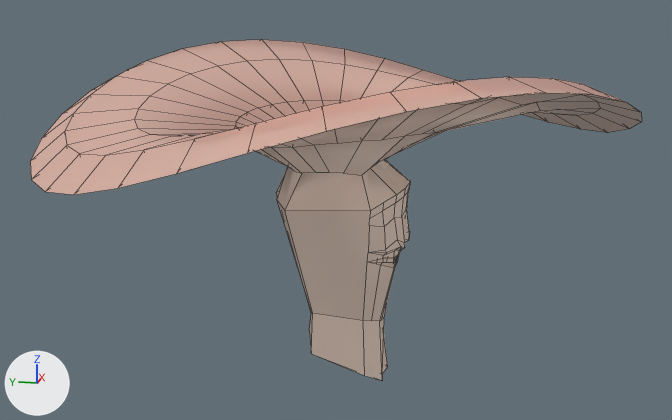
What one commit did to the FBX model Assets/Models/Races/Mushroom/Mushroom_head_01.fbx.
Before and after are seen from a 50 mm lens placed at (-1.513, -0.26, 0.939), pointed at (-0.007, 0.041, 0.563). Every picture has the same lights, and +X, +Y and +Z are marked at lower left. Mesh edges are drawn as thin lines. Where no turn or scale is listed for an object, it has been applied to the vertices.

The older version as bpy lines, for what is in view:
```python
mat_lambert1 = bpy.data.materials.new('lambert1')
mat_lambert1.use_nodes = True; mat_lambert1.node_tree.nodes.clear()
_N = mat_lambert1.node_tree.nodes; _L = mat_lambert1.node_tree.links
n0 = _N.new('ShaderNodeBsdfPrincipled'); n0.name = 'Principled BSDF'
n0.inputs[2].default_value = 0.553  # 'Roughness'
n1 = _N.new('ShaderNodeOutputMaterial'); n1.name = 'Material Output'
n2 = _N.new('ShaderNodeTexImage'); n2.name = 'Image Texture'
n2.image = img_mushroomhead_png
n3 = _N.new('ShaderNodeTexImage'); n3.name = 'Image Texture.001'
n3.image = img_mushroomhead_png
_L.new(n2.outputs[0], n0.inputs[0])  # 'Color' to 'Base Color'
_L.new(n3.outputs[0], n0.inputs[4])  # 'Color' to 'Alpha'
_L.new(n0.outputs[0], n1.inputs[0])  # 'BSDF' to 'Surface'
me_меш_002 = bpy.data.meshes.new('Меш.002')
me_меш_002.from_pydata(...)  # 382 vertices, 412 faces; spans x -0.471..0.451, y -0.445..0.519, z 0.268..0.826
me_меш_002.materials.append(mat_lambert1)
ob_mushroom_head_01 = bpy.data.objects.new('Mushroom_Head_01', me_меш_002)
ob_mushroom_head_01.location = (0.0, 0.0, 0.0)
```
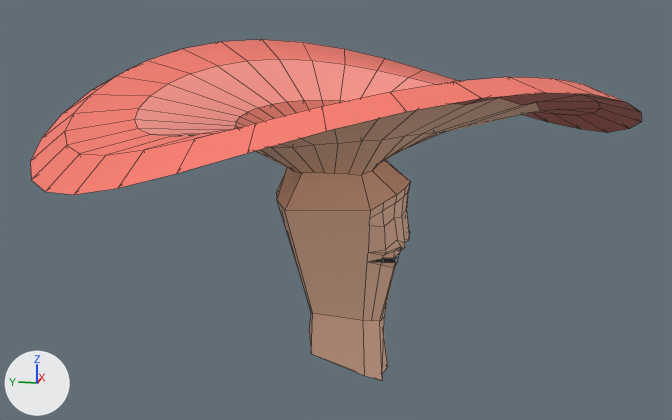
Pixel boxes [x1, y1, x2, y2] of what changed, in the pictures (672 x 420 px; the box of a moved part takes in the faces that stretch with it):
'Mushroom_Head_01', surface changed, reshaped (beige to red): [30, 40, 642, 380] in both
part 1 of me_меш_002, moved or reshaped: before [256, 103, 540, 211]; after [255, 103, 540, 211]
part 2 of me_меш_002, surface changed (beige to red): [30, 40, 642, 195] in both

What changed in the scene script:
```text
Change img_mushroomhead_png:
    img_mushroomhead_png: load_image('MushroomHead.png', '../../../Textures/MushroomHead.png', 1024, 1024, 'Non-Color') -> load_image('MushroomHead.png', '../../../Textures/MushroomHead.png', 1024, 1024, 'sRGB')
Change mat_lambert1:
    remove n3 = _N.new('ShaderNodeTexImage'); n3.name = 'Image Texture.001'
    remove n3.image = img_mushroomhead_png
    where n0 = _N.new('ShaderNodeBsdfPrincipled'); n0.name = 'Principled BSDF'
    remove _L.new(n3.outputs[0], n0.inputs[4])  # 'Color' to 'Alpha'
Change me_меш_002:
    used by ob_mushroom_head_01; location = (0.0, 0.0, 0.0)
    remove me_меш_002.from_pydata(...)  # 382 vertices, 412 faces; spans x -0.471..0.451, y -0.445..0.519, z 0.268..0.826
    add me_меш_002.from_pydata(...)  # 385 vertices, 417 faces; spans x -0.471..0.451, y -0.445..0.519, z 0.268..0.826
    me_меш_002 part 1
    5 vertices are removed from x -0.069..0.078, y -0.131..0.103, z 0.637..0.704
    51 faces are deleted
    9 vertices move from x -0.071..0.161, y -0.107..0.094, z 0.639..0.715 to x -0.075..0.158, y -0.111..0.1, z 0.639..0.714
    8 vertices are added at x -0.071..0.078, y -0.137..0.065, z 0.637..0.704
    56 new faces join them
    me_меш_002 part 2: 193 kept faces spanning x -0.471..0.451, y -0.445..0.519, z 0.655..0.826 get new texture (UV) coordinates
```
